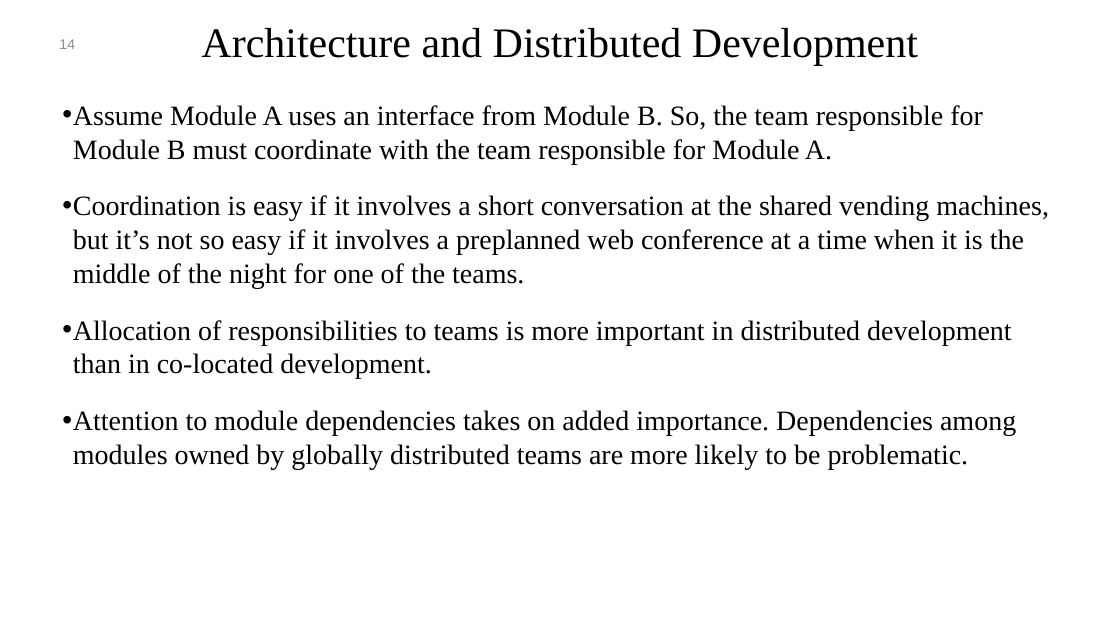
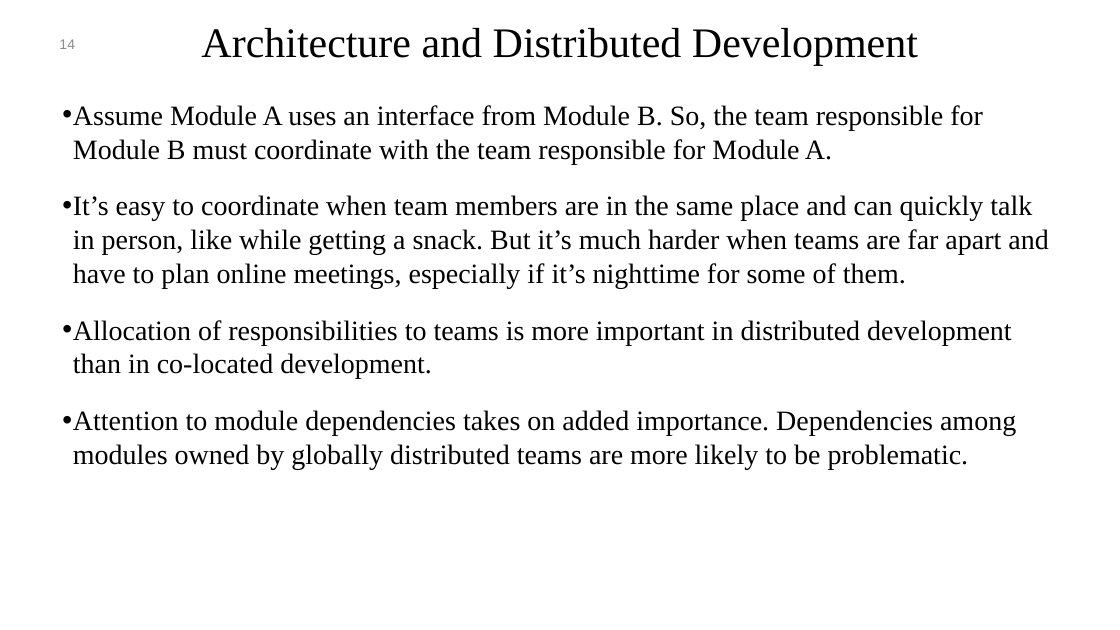
Before and after one commit to mohamad-khorsandi/slides-of-software-architecture-in-practice-4th-ed, a slide deck: slide 14 of chapter 24.pptx. Drawn at 1120x630 pixels with LibreOffice and Linux fonts; fonts in the diff are those of the drawing; background and template pictures are left out. Boxes give left, top, right and bottom in pixels: in the first picture for what was removed or moved away, otherwise in the second. Text is boxed around its words. In the diff, an @@ line names an element or a change of style, - is before the commit and + after.

```diff
--- a/chapter 24.pptx
+++ b/chapter 24.pptx
@@ text at (x1=73, y1=195, x2=1048, y2=288): text changed @@
-• Coordination is easy if it involves a short conversation at the shared vending machines, but it’s not so easy if it involves a preplanned web conference at a time when it is the middle of the night for one of the teams.
+• It’s easy to coordinate when team members are in the same place and can quickly talk in person, like while getting a snack. But it’s much harder when teams are far apart and have to plan online meetings, especially if it’s nighttime for some of them.
```
Also in this commit, not shown: 8 other slides changed, 7 other files.
